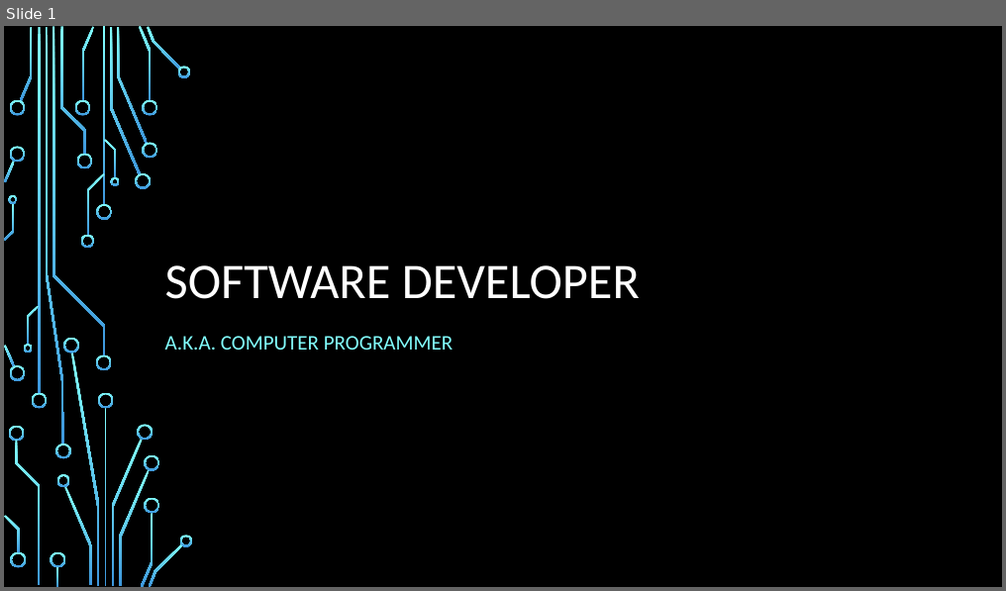
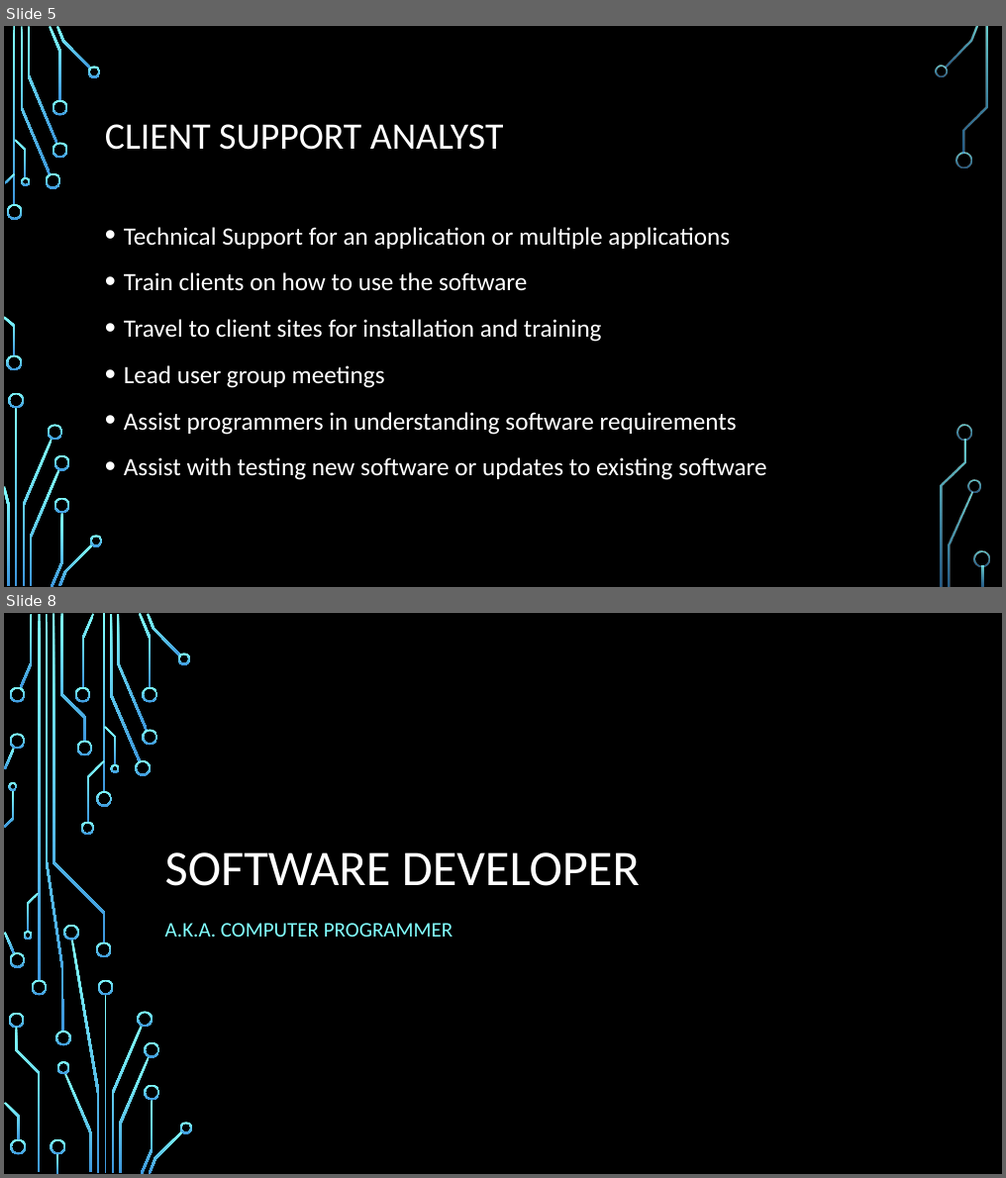
Before and after one commit to daviddcbud/TrainingApp, a slide deck: PowerPointSlids.pptx. Shown one above the other, each under a label of ours: slide 1 before the commit, slides 5 and 8 after it; the slides between them are not shown. The pictures are 1006x591 and 1006x1178 pixels, drawn with LibreOffice and Linux fonts; fonts in the diff are those of the drawing; background and template pictures are left out. Boxes give left, top, right and bottom in pixels: in the first picture for what was removed or moved away, otherwise in the second. Text is boxed around its words. In the diff, an @@ line names an element or a change of style, - is before the commit and + after.

```diff
--- a/PowerPointSlids.pptx
+++ b/PowerPointSlids.pptx
@@ slide 5 added at <box>4,26,1002,587</box>, background picture (left out) @@
@@ title added at <box>105,124,504,150</box>, 36 pt, text #FFFFFF @@
+CLIENT SUPPORT ANALYST
@@ text added at <box>124,227,766,480</box>, 24 pt, text #FFFFFF @@
+• Technical Support for an application or multiple applications
+• Train clients on how to use the software
+• Travel to client sites for installation and training
+• Lead user group meetings
+• Assist programmers in understanding software requirements
+• Assist with testing new software or updates to existing software
@@ group added at <box>4,26,990,587</box>: 33 freeform shapes, 3 rectangles @@
@@ what was slide 1 is now slide 8 @@
```
Also in this commit, not shown: 1 slide changed, 6 other slides added, 4 other files.
